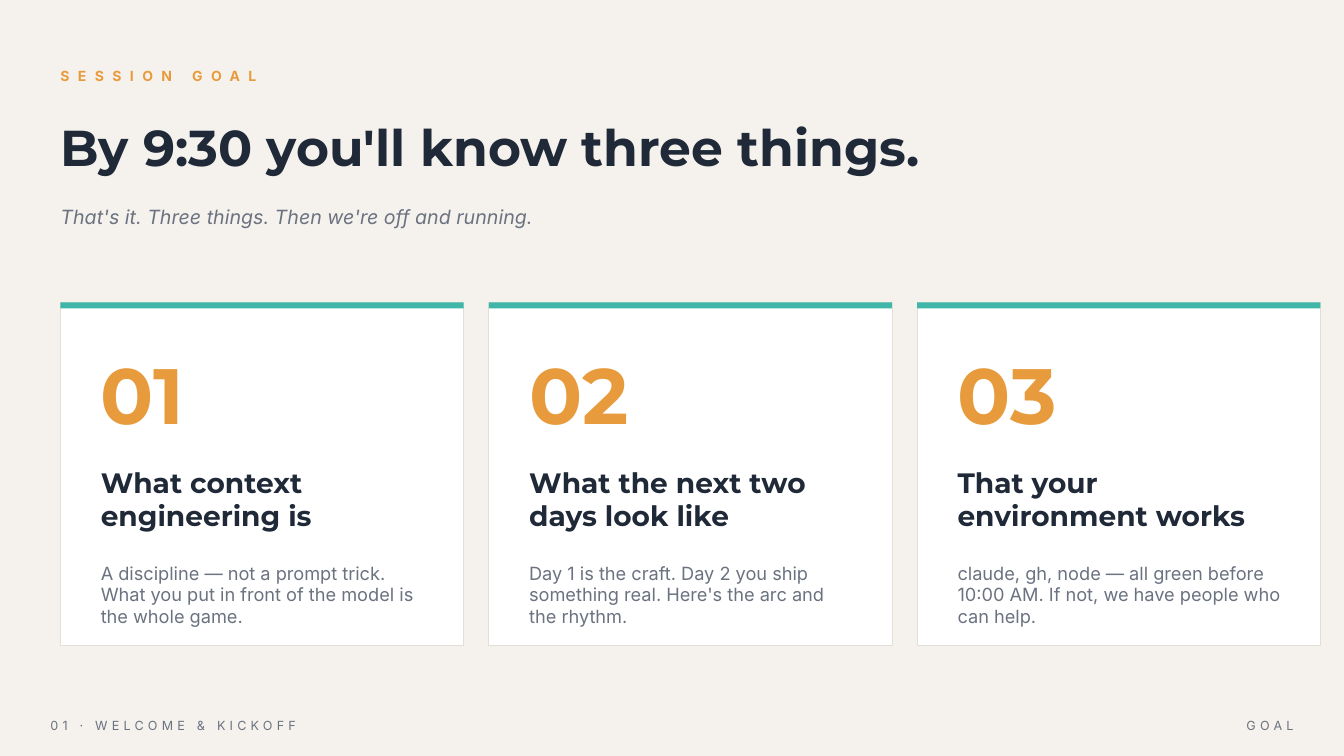
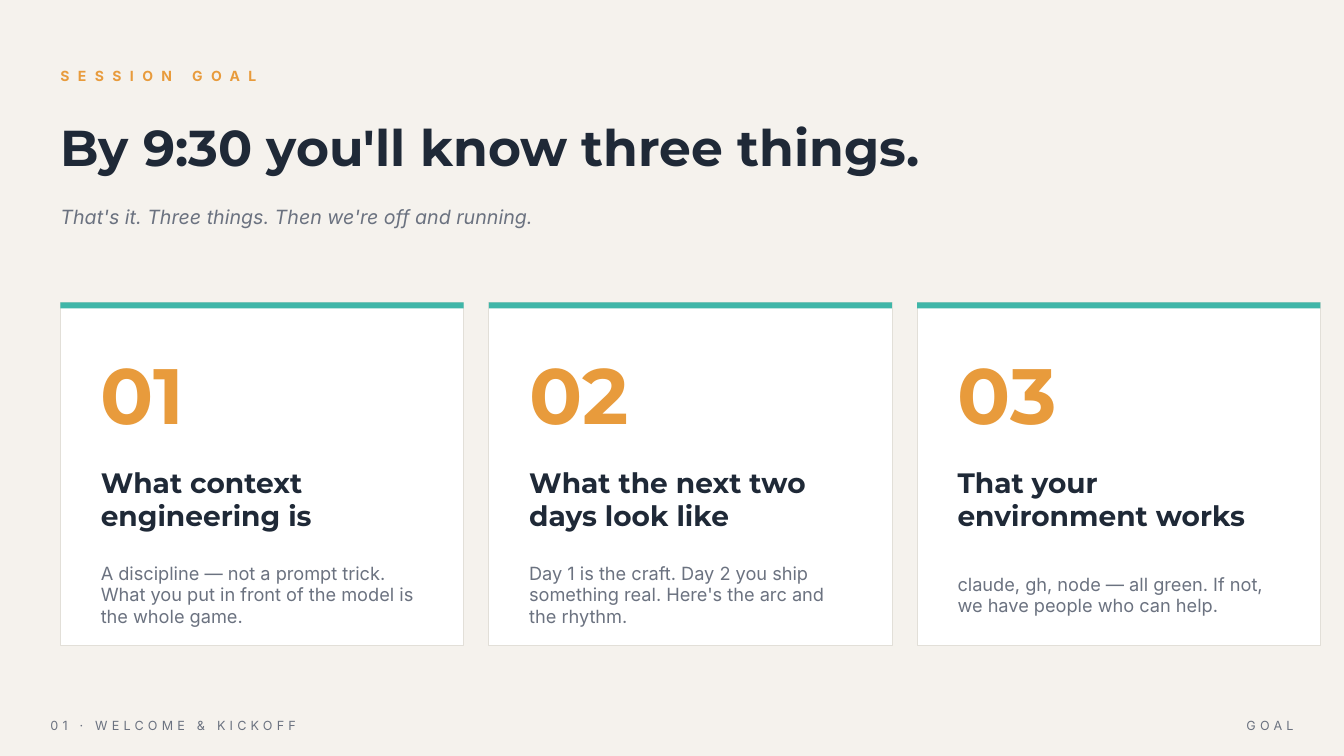
Before and after one commit to chriskehayias/ContextEngineering, a slide deck: slide 4 of schedule/01-welcome-kickoff/01-welcome-kickoff.pptx. Drawn at 1344x756 pixels with LibreOffice and Linux fonts; fonts in the diff are those of the drawing. Boxes give left, top, right and bottom in pixels: in the first picture for what was removed or moved away, otherwise in the second. Text is boxed around its words. In the diff, an @@ line names an element or a change of style, - is before the commit and + after.

```diff
--- a/schedule/01-welcome-kickoff/01-welcome-kickoff.pptx
+++ b/schedule/01-welcome-kickoff/01-welcome-kickoff.pptx
@@ text at [958,577,1263,616]: text changed @@
-claude, gh, node — all green before 10:00 AM. If not, we have people who can help.
+claude, gh, node — all green. If not, we have people who can help.
```
Also in this commit, not shown: 3 other slides changed, 4 other files.
